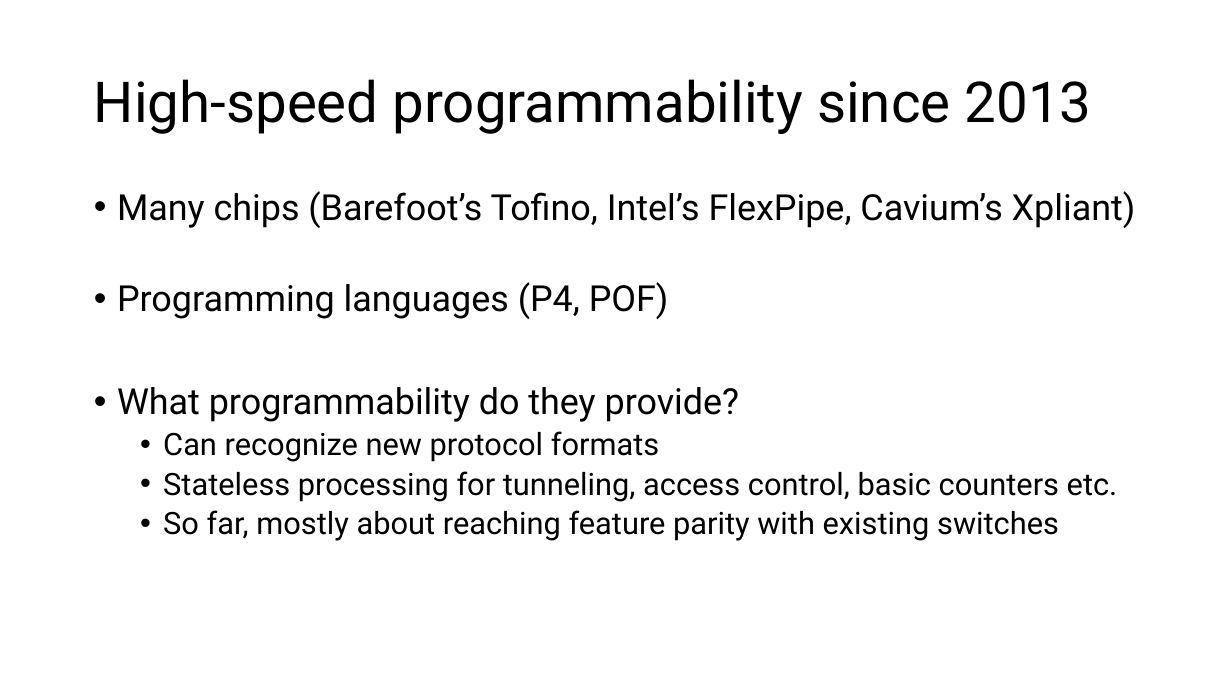
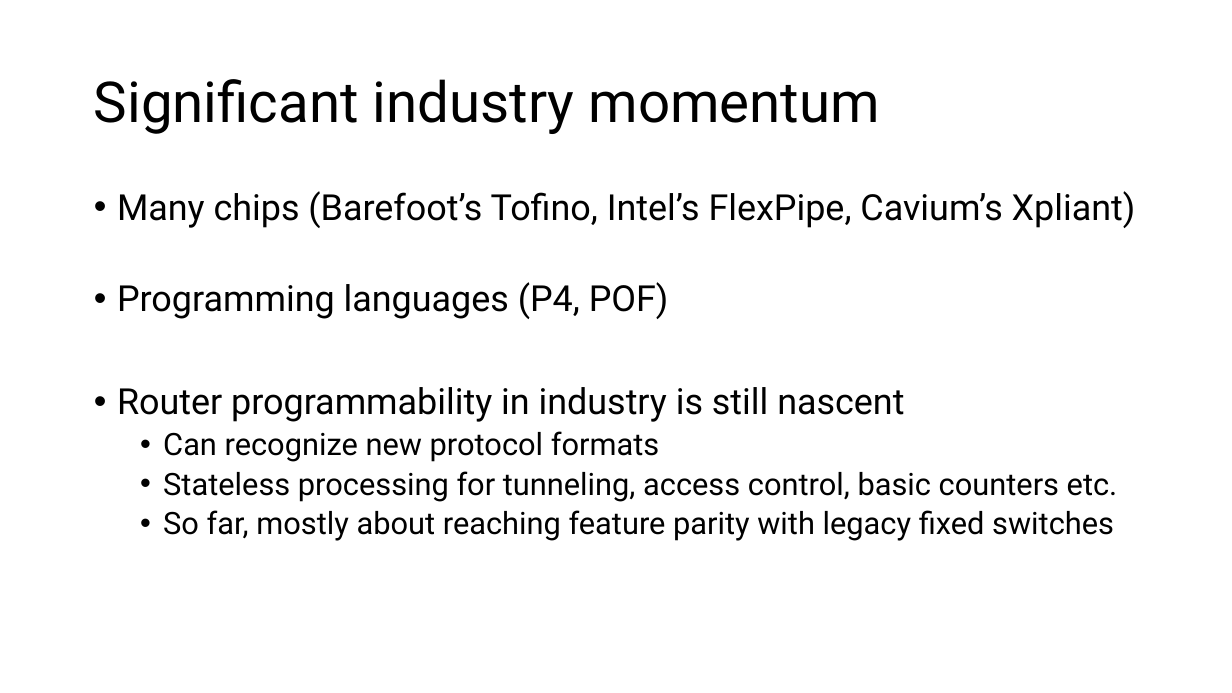
Before and after one commit to anirudhSK/pifo-domino-marple-ppts, a slide deck: slide 8 of combined_domino_pifo.pptx. Drawn at 1232x693 pixels with LibreOffice and Linux fonts; fonts in the diff are those of the drawing. Boxes give left, top, right and bottom in pixels: in the first picture for what was removed or moved away, otherwise in the second. Text is boxed around its words. In the diff, an @@ line names an element or a change of style, - is before the commit and + after.

```diff
--- a/combined_domino_pifo.pptx
+++ b/combined_domino_pifo.pptx
@@ title at [94, 79, 880, 134]: text changed @@
-High-speed programmability since 2013
+Significant industry momentum
@@ text at [117, 387, 904, 422]: text changed @@
-• What programmability do they provide?
+• Router programmability in industry is still nascent
@@ text at [163, 510, 1114, 541]: text changed @@
-  • So far, mostly about reaching feature parity with existing switches
+  • So far, mostly about reaching feature parity with legacy fixed switches
```
Also in this commit, not shown: 10 other slides changed.
